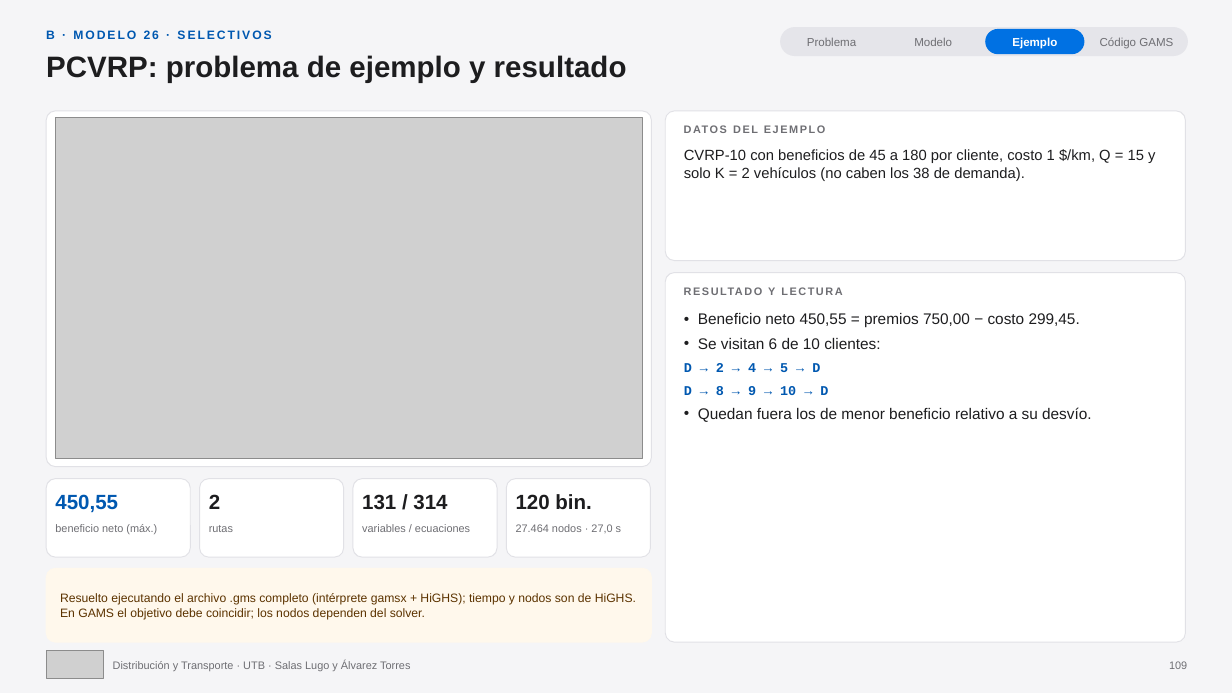
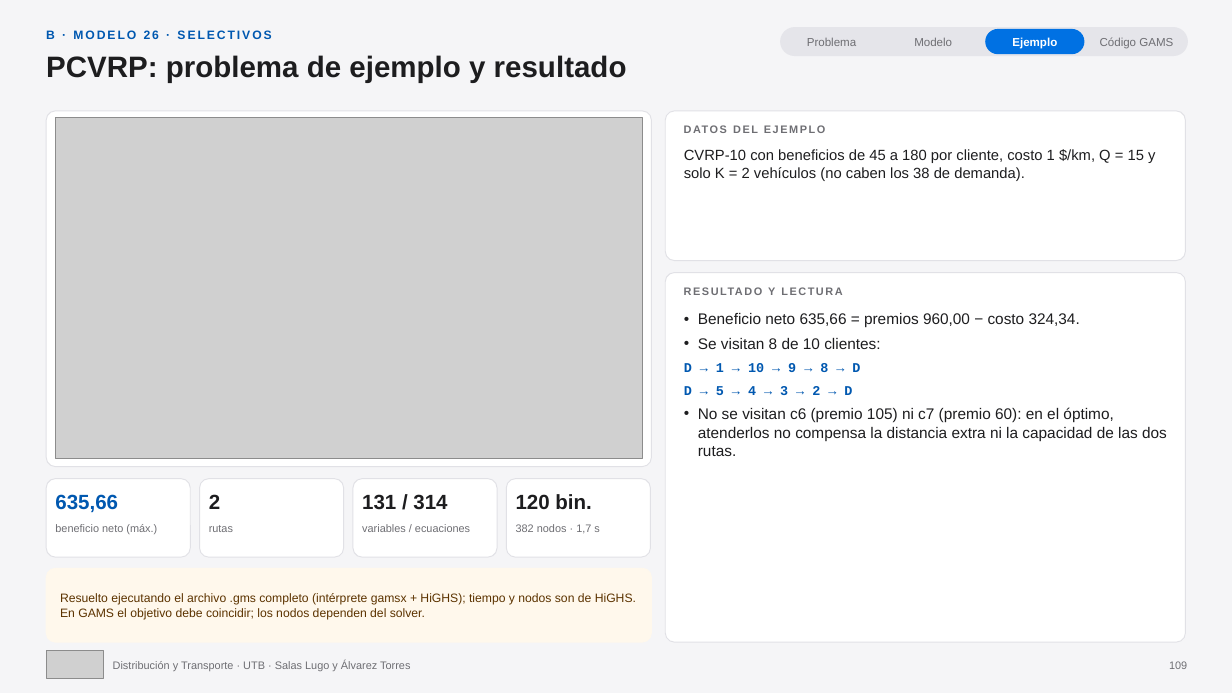
Before and after one commit to sebastianslg/grafosapp, a slide deck: slide 109 of Exposicion_Modelos_VRP_GAMS.pptx. Drawn at 1232x693 pixels with LibreOffice and Linux fonts; fonts in the diff are those of the drawing; grey boxes stand for pictures. Boxes give left, top, right and bottom in pixels: in the first picture for what was removed or moved away, otherwise in the second. Text is boxed around its words. In the diff, an @@ line names an element or a change of style, - is before the commit and + after.

```diff
--- a/Exposicion_Modelos_VRP_GAMS.pptx
+++ b/Exposicion_Modelos_VRP_GAMS.pptx
@@ text at [684, 313, 1167, 456]: text changed @@
-• Beneficio neto 450,55 = premios 750,00 − costo 299,45.
-• Se visitan 6 de 10 clientes:
-  D → 2 → 4 → 5 → D
-  D → 8 → 9 → 10 → D
-• Quedan fuera los de menor beneficio relativo a su desvío.
+• Beneficio neto 635,66 = premios 960,00 − costo 324,34.
+• Se visitan 8 de 10 clientes:
+  D → 1 → 10 → 9 → 8 → D
+  D → 5 → 4 → 3 → 2 → D
+• No se visitan c6 (premio 105) ni c7 (premio 60): en el óptimo, atenderlos no compensa la distancia extra ni la capacidad de las dos rutas.
@@ text at [55, 494, 118, 513]: text changed @@
-450,55
+635,66
@@ text at [516, 524, 599, 533]: text changed @@
-27.464 nodos · 27,0 s
+382 nodos · 1,7 s
```
Also in this commit, not shown: 4 other slides changed, 25 other files.
